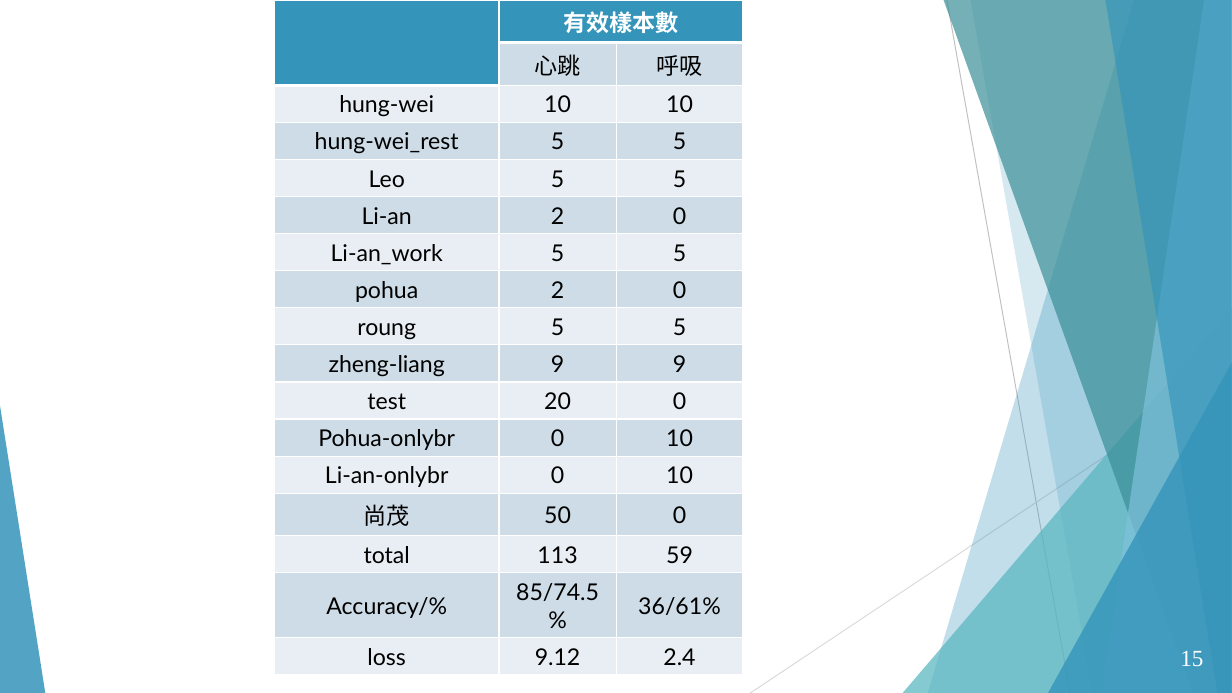
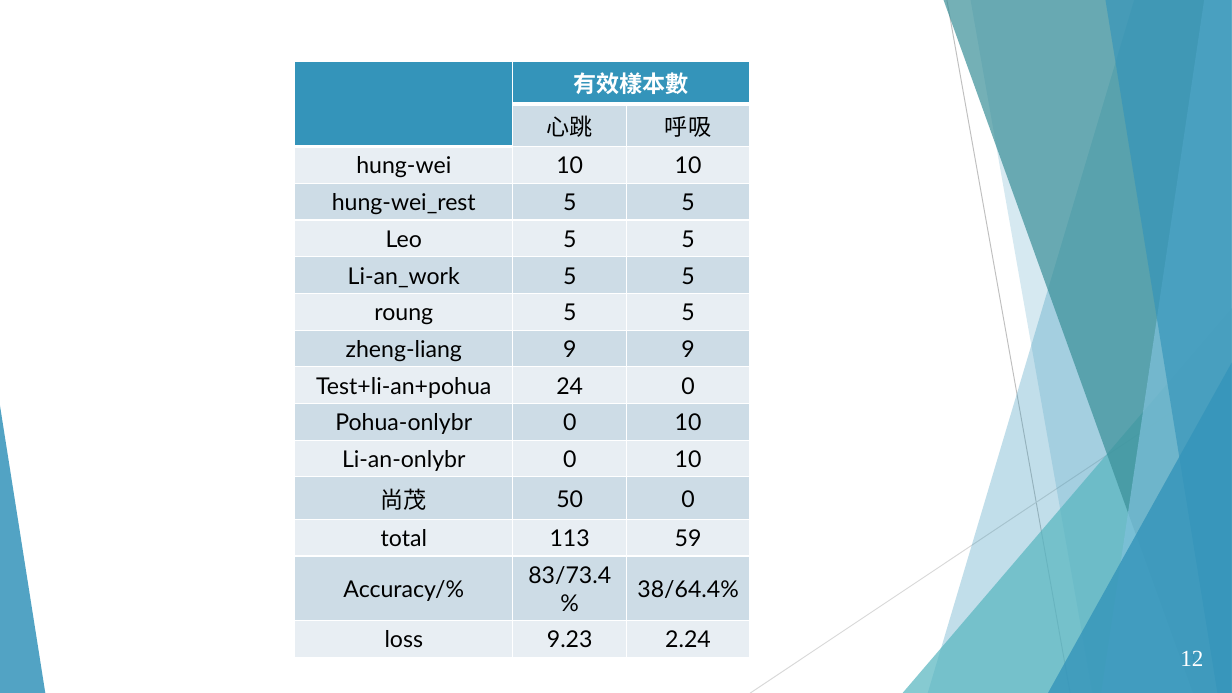
Before and after one commit to ananzeng/mmwave_vsd, a slide deck: slide 12 of 資料庫分析.pptx (slide 15 before the commit). Drawn at 1232x693 pixels with LibreOffice and Linux fonts; fonts in the diff are those of the drawing; background and template pictures are left out. Boxes give left, top, right and bottom in pixels: in the first picture for what was removed or moved away, otherwise in the second. Text is boxed around its words. In the diff, an @@ line names an element or a change of style, - is before the commit and + after.

```diff
--- a/資料庫分析.pptx
+++ b/資料庫分析.pptx
@@ table at [295, 62, 750, 652] @@
-row 6: Li-an | 2 | 0
-row 8: pohua | 2 | 0
-row 9, column 1: test
+row 9, column 1: Test+li-an+pohua
-row 9, column 2: 20
+row 9, column 2: 24
-row 14, column 2: 85/74.5%
+row 14, column 2: 83/73.4%
-row 14, column 3: 36/61%
+row 14, column 3: 38/64.4%
-row 15, column 2: 9.12
+row 15, column 2: 9.23
-row 15, column 3: 2.4
+row 15, column 3: 2.24
@@ table: place and size @@
-table at [274, 0, 743, 670]
+table at [295, 62, 750, 652]
@@ page number at [1180, 650, 1203, 666]: text changed @@
-15
+12
@@ page number at [1190, 651, 1203, 664]: text changed @@
-15
+12
```
Also in this commit, not shown: 10 other slides changed, 3 slides removed, 4 other files.
